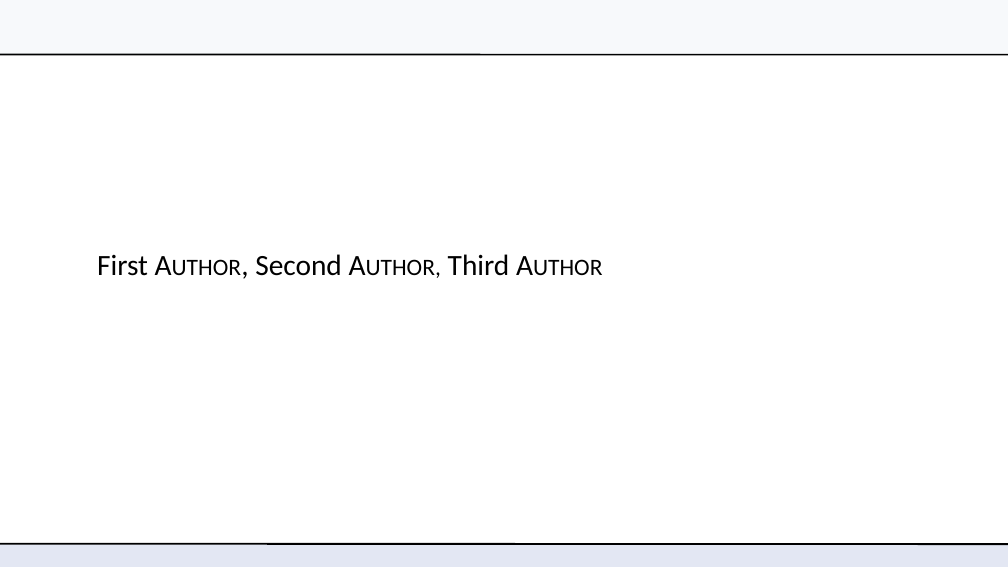
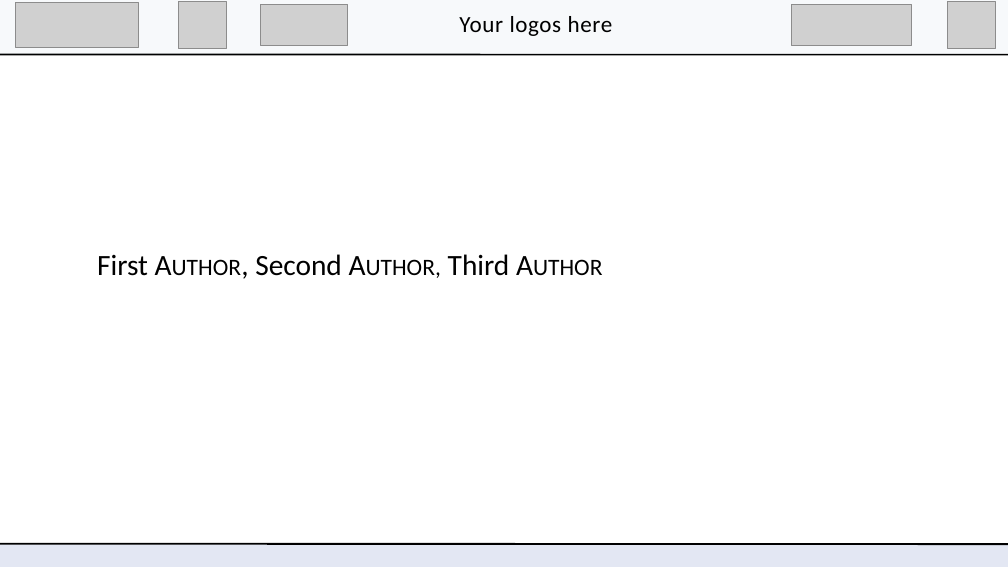
Before and after one commit to ring-papers/RINGMeeting_template, a slide deck: slide 1 of slides/RINGMeeting_slides.potx. Drawn at 1008x567 pixels with LibreOffice and Linux fonts; fonts in the diff are those of the drawing; grey boxes stand for pictures; background and template pictures are left out. Boxes give left, top, right and bottom in pixels: in the first picture for what was removed or moved away, otherwise in the second. Text is boxed around its words. In the diff, an @@ line names an element or a change of style, - is before the commit and + after.

```diff
--- a/slides/RINGMeeting_slides.potx
+++ b/slides/RINGMeeting_slides.potx
@@ picture added at bbox=[16, 2, 139, 47] @@
@@ picture added at bbox=[178, 2, 226, 49] @@
@@ picture added at bbox=[260, 4, 348, 45] @@
@@ text added at bbox=[459, 16, 613, 36], 22 pt, text #000000 @@
+Your logos here
@@ picture added at bbox=[792, 4, 912, 45] @@
@@ picture added at bbox=[948, 2, 995, 49] @@
```
Also in this commit, not shown: 1 other slide changed, 1 slide added, 1 slide removed, 8 other files.
